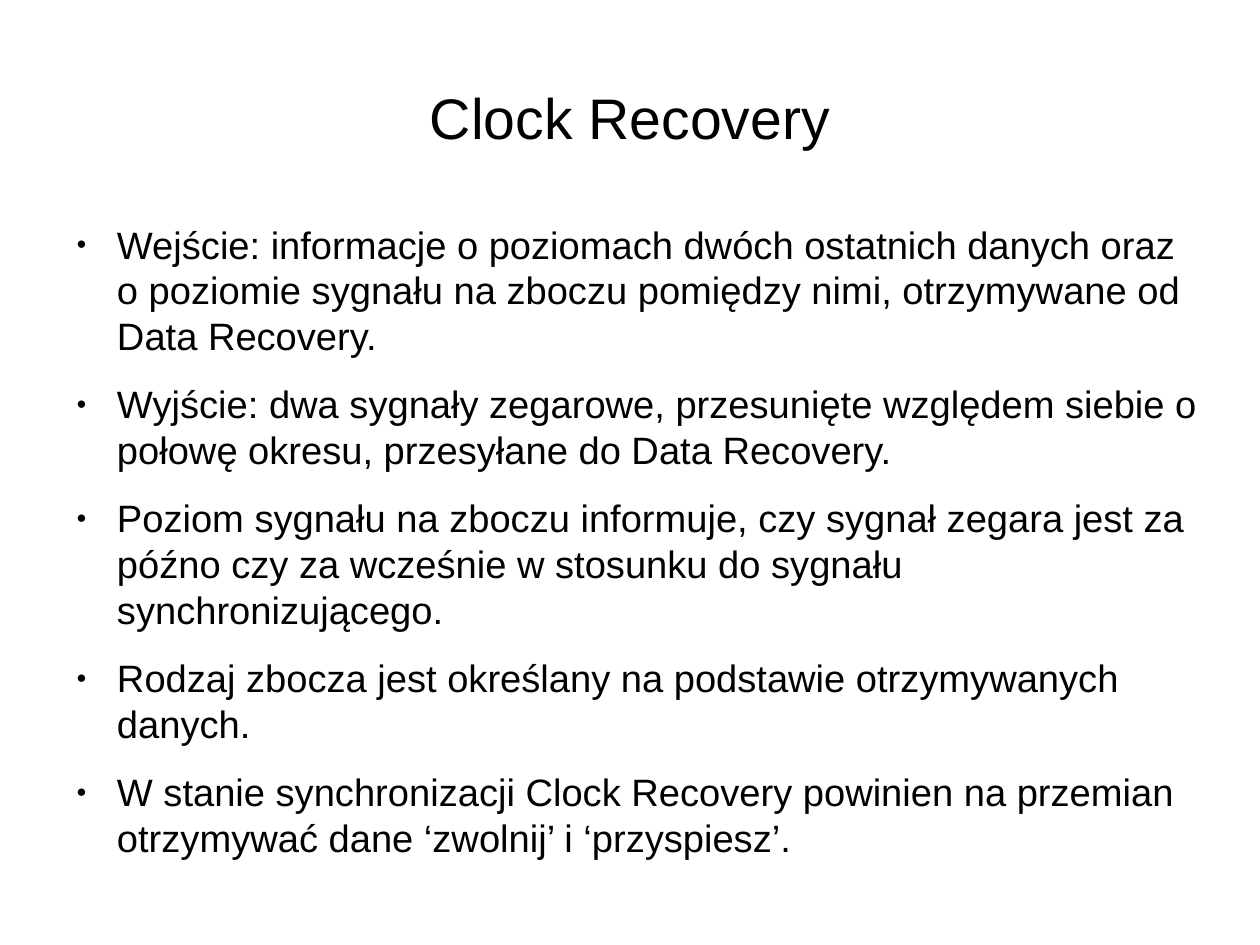
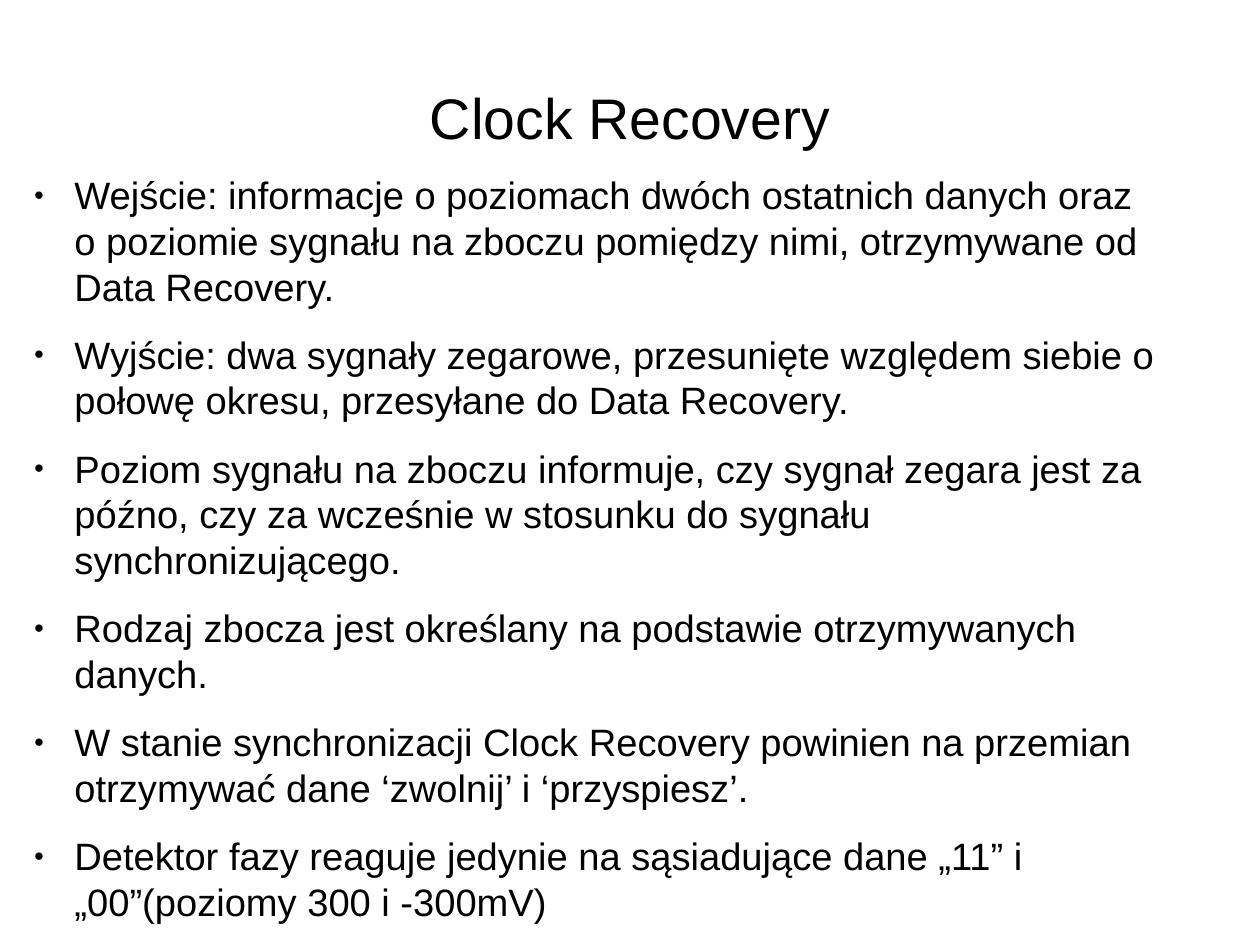
Before and after one commit to joannabp/ProjektSynopsys, a slide deck: slide 2 of Untitled 1.odp. Drawn at 1260x945 pixels with LibreOffice and Linux fonts; fonts in the diff are those of the drawing. Boxes give left, top, right and bottom in pixels: in the first picture for what was removed or moved away, otherwise in the second. Text is boxed around its words. In the diff, an @@ line names an element or a change of style, - is before the commit and + after.

```diff
--- a/Untitled 1.odp
+++ b/Untitled 1.odp
@@ text "Wejście: informacje o poziomach dwóch ...": place and size @@
-text "Wejście: informacje o poziomach dwóch ..." at [117,231,1196,860]
+text "Wejście: informacje o poziomach dwóch ..." at [74,181,1154,924]
@@ text at [74,455,1141,582]: text changed @@
-● Poziom sygnału na zboczu informuje, czy sygnał zegara jest za późno czy za wcześnie w stosunku do sygnału synchronizującego.
+● Poziom sygnału na zboczu informuje, czy sygnał zegara jest za późno, czy za wcześnie w stosunku do sygnału synchronizującego.
@@ text at [74,842,1022,924]: paragraph added @@
+● Detektor fazy reaguje jedynie na sąsiadujące dane „11” i „00”(poziomy 300 i -300mV)
```
Also in this commit, not shown: 6 other slides changed, 1 slide removed, 1 other file.
